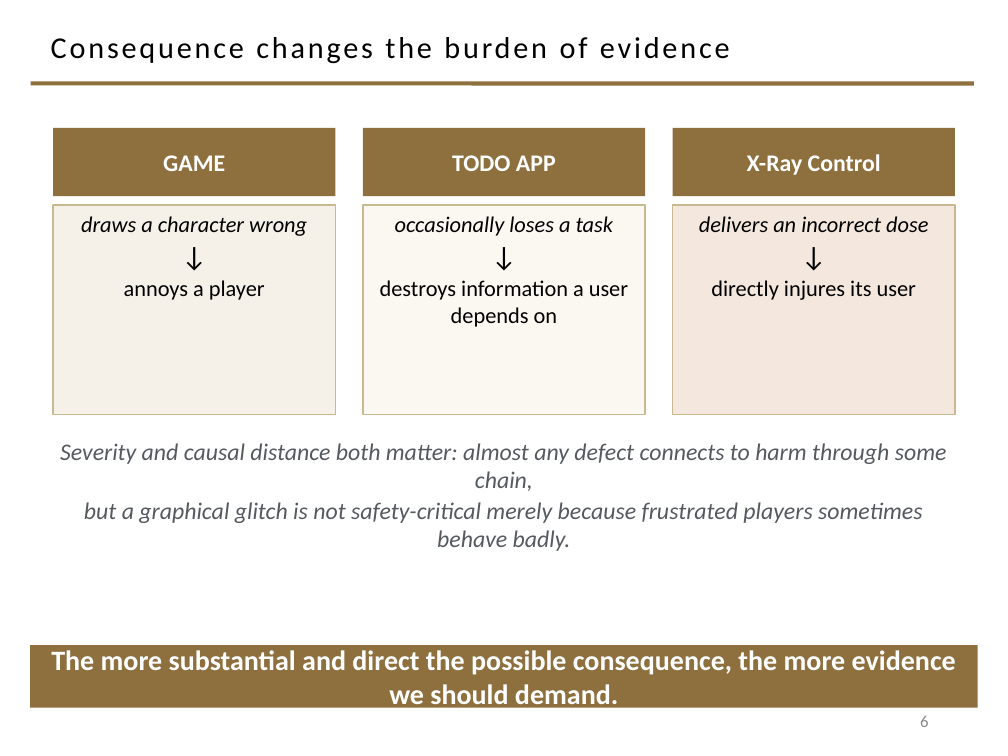
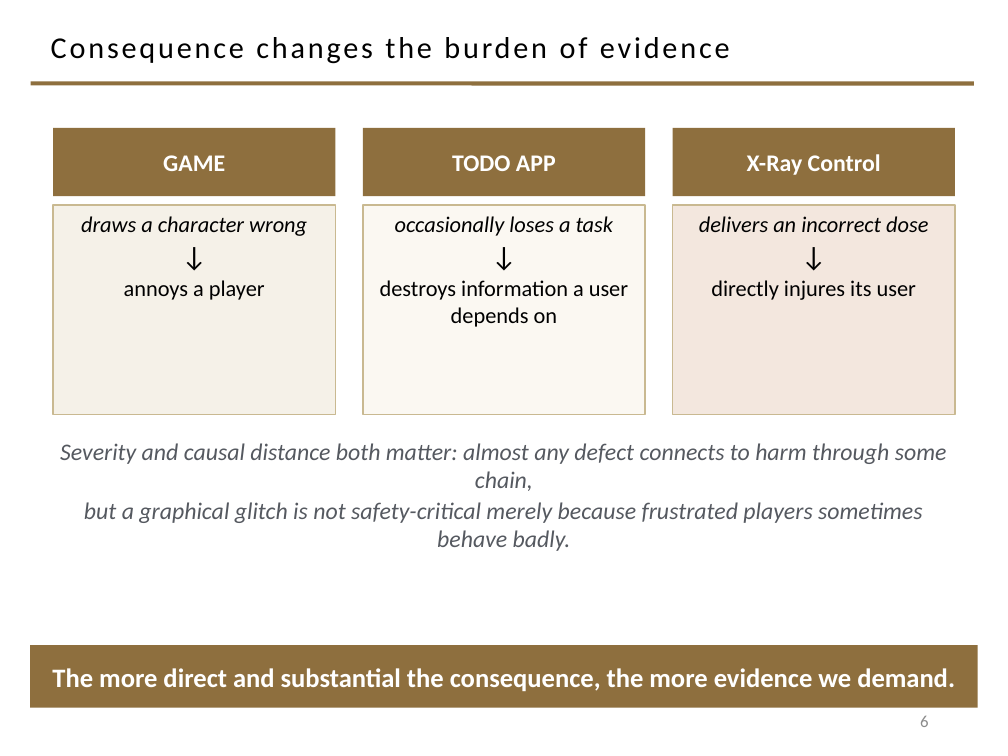
Before and after one commit to davisjam/model-based-agentic-software-engineering, a slide deck: slide 6 of course/lectures/act-1-foundations/08-validation/1-8-Validation.pptx. Drawn at 1008x756 pixels with LibreOffice and Linux fonts; fonts in the diff are those of the drawing; background and template pictures are left out. Boxes give left, top, right and bottom in pixels: in the first picture for what was removed or moved away, otherwise in the second. Text is boxed around its words. In the diff, an @@ line names an element or a change of style, - is before the commit and + after.

```diff
--- a/course/lectures/act-1-foundations/08-validation/1-8-Validation.pptx
+++ b/course/lectures/act-1-foundations/08-validation/1-8-Validation.pptx
@@ text in rectangle at (52,668,955,691): text changed; size 20 to 19 pt @@
-The more substantial and direct the possible consequence, the more evidence we should demand.
+The more direct and substantial the consequence, the more evidence we demand.
```
Also in this commit, not shown: 22 other slides changed, 15 slides added, 7 slides removed.
